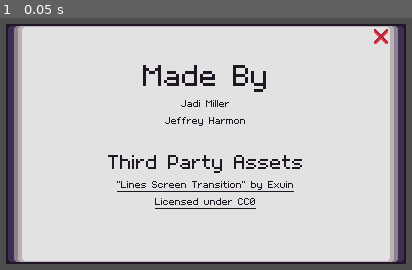
Above: before the commit, frame 1.
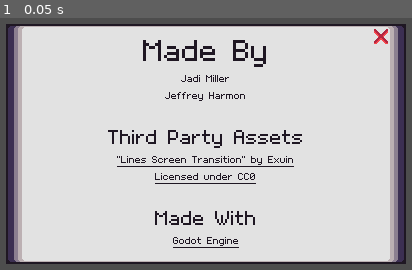
Above: after the commit, the same moment.

Repository: jadicodes/zodiac-battler
Game: Godot game, scene res://main_menu/credits.tscn
Same seed, same stepped clock (60 frames per second), same inputs: the game is played once before the commit and once after it. This scene is started directly instead of the project's main scene.
Inputs:
- Up to frame 1 (0.05 s): no input

The runs differ from the first frame. In frame 1, 5.6% of the frame differs, in the area x 26-74%, y 8-92%.

Commit message:
Add link to Godot license in credits

Diff:
--- a/project/main_menu/credits.tscn
+++ b/project/main_menu/credits.tscn
@@ -32,7 +32,7 @@
 grow_horizontal = 2
 grow_vertical = 2
 theme_override_constants/margin_left = 24
-theme_override_constants/margin_top = 30
+theme_override_constants/margin_top = 10
 theme_override_constants/margin_right = 24
 theme_override_constants/margin_bottom = 24
 
@@ -87,6 +87,26 @@
 text = "Licensed under CC0"
 uri = "https://creativecommons.org/public-domain/cc0/"
 
+[node name="Label4" type="Label" parent="Panel/MarginContainer/VBoxContainer"]
+layout_mode = 2
+
+[node name="EngineLabel" type="Label" parent="Panel/MarginContainer/VBoxContainer"]
+layout_mode = 2
+theme_override_font_sizes/font_size = 32
+text = "Made With"
+horizontal_alignment = 1
+vertical_alignment = 1
+
+[node name="LinkButton2" type="LinkButton" parent="Panel/MarginContainer/VBoxContainer"]
+layout_mode = 2
+size_flags_horizontal = 4
+theme_override_colors/font_color = Color(0.12156863, 0.09019608, 0.13725491, 1)
+theme_override_colors/font_focus_color = Color(0.27450982, 0.3372549, 0.64705884, 1)
+theme_override_colors/font_pressed_color = Color(0.27450982, 0.3372549, 0.64705884, 1)
+theme_override_colors/font_hover_color = Color(0.27450982, 0.3372549, 0.64705884, 1)
+text = "Godot Engine"
+uri = "https://godotengine.org/license/"
+
 [node name="CloseButton" type="TextureButton" parent="Panel"]
 layout_mode = 0
 offset_left = 367.0
